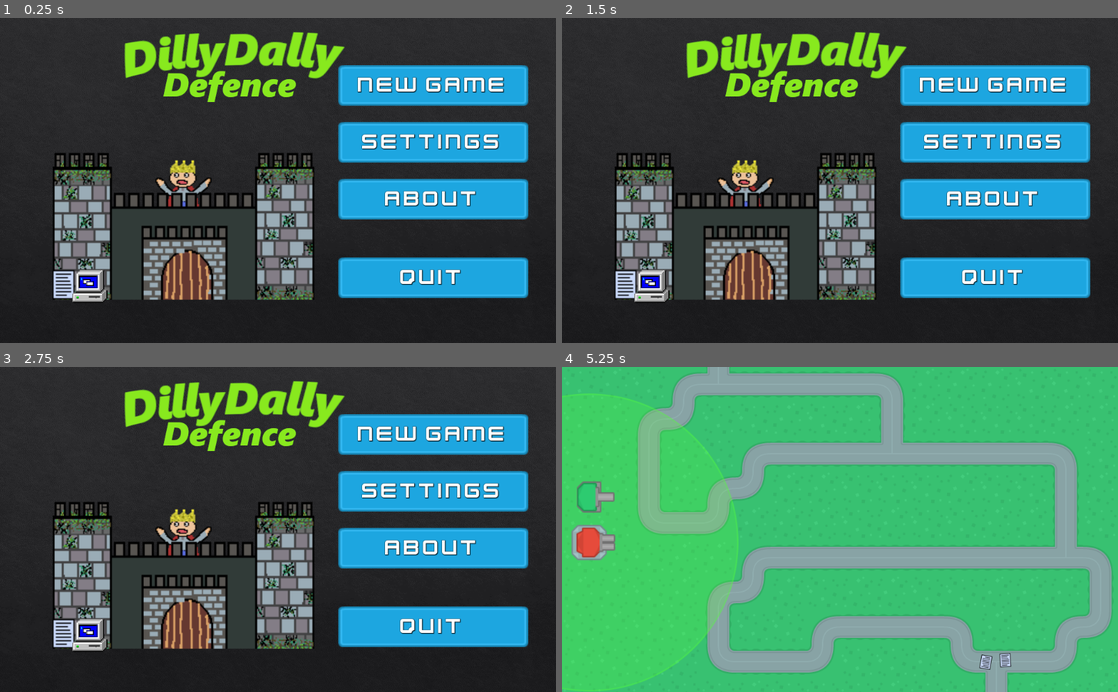
Above: before the commit, frames 1-4 (two rows, left to right).
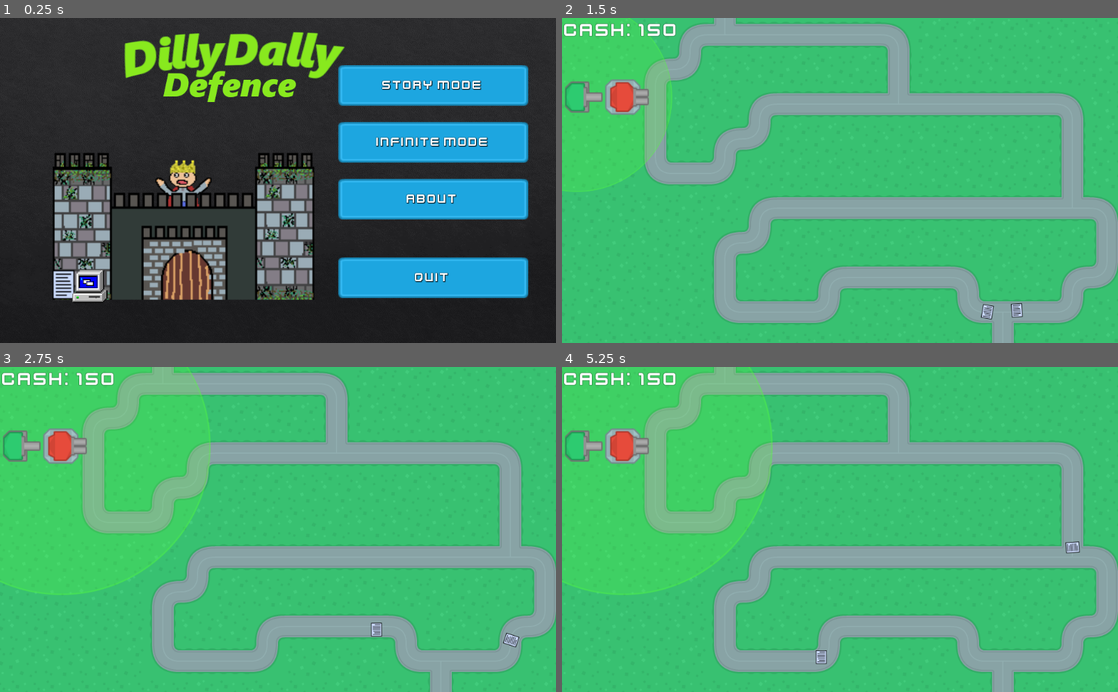
Above: after the commit, the same moments.

Repository: Gustas94/GoDot-DillyDally
Game: Godot game, scene res://Scenes/MainScenes/SceneHandler.tscn
The game is run twice, just before and just after one commit, with the same random seed, the same clock (stepped at 60 frames per second) and the same inputs.
Inputs (mouse positions are in pixels of both pictures, inside the frame that each line leads up to; where the layout moved, square brackets give the same spot in the first picture):
- Up to frame 1 (0.25 s): no input
- Up to frame 2 (1.5 s): click (995, 141) at 0.5 s, where only the run before the commit has a clickable "Settings"; click (578, 96) at 1.27 s
- Up to frame 3 (2.75 s): click (61, 445) at 2.02 s
- Up to frame 4 (5.25 s): click (995, 549) at 2.75 s, where only the run before the commit has a clickable "About"; click (995, 435) at 3.5 s, where only the run before the commit has a clickable "New game"; click (578, 445) [589, 497] at 4.25 s; click (623, 445) [589, 542] at 5 s

The runs differ from the first frame. In frame 1, 2.8% of the frame differs, in the area x 64-91%, y 18-83%; in frame 2, 99%; in frame 3, 99%, in the area x 0-100%, y 0-100%; in frame 4, 11%.

Commit message:
trolololololo

Diff:
--- a/Resources/Fonts/Kenny_future_40_o1.tres
+++ b/Resources/Fonts/Kenny_future_40_o1.tres
@@ -1,9 +1,10 @@
 [gd_resource type="DynamicFont" load_steps=2 format=2]
 
-[ext_resource path="res://Resources/User Interface/Art/kenvector_future.ttf" type="DynamicFontData" id=1]
+[sub_resource type="DynamicFontData" id=1]
+font_path = "res://Resources/User Interface/Art/kenvector_future.ttf"
 
 [resource]
-size = 42
+size = 23
 outline_size = 1
 outline_color = Color( 0, 0, 0, 0.313726 )
-font_data = ExtResource( 1 )
+font_data = SubResource( 1 )
--- a/Scenes/Enemies/Empty_enemy Joshua.tscn
+++ b/Scenes/Enemies/Empty_enemy Joshua.tscn
@@ -9,11 +9,13 @@
 [node name="Empty enemy" type="PathFollow2D"]
 script = ExtResource( 1 )
 
-[node name="Area2D" type="Area2D" parent="."]
+[node name="KinematicBody2D" type="KinematicBody2D" parent="."]
+collision_layer = 2
+collision_mask = 2
 
-[node name="Sprite" type="Sprite" parent="Area2D"]
+[node name="Sprite" type="Sprite" parent="KinematicBody2D"]
 texture = ExtResource( 2 )
 
-[node name="CollisionShape2D" type="CollisionShape2D" parent="Area2D"]
+[node name="CollisionShape2D" type="CollisionShape2D" parent="KinematicBody2D"]
 position = Vector2( -1, -0.5 )
 shape = SubResource( 1 )
--- a/Scenes/Enemies/Empty_enemy_path.gd
+++ b/Scenes/Enemies/Empty_enemy_path.gd
@@ -2,7 +2,7 @@
 
 #Variable speed and HP
 var speed = 100
-var hp = 10
+var hp = 50
 
 #Function for offset
 func _physics_process(delta):
@@ -11,9 +11,13 @@
 	if unit_offset >= 1:
 		reached_end()
 
+func on_hit(damage):
+	hp -= damage
+	if hp <= 0:
+		on_destroy()
 
-#if hp <= 0:
-#	reached_end()
+func on_destroy():
+	self.queue_free()
 
 #Reaching the end
 func reached_end():
--- a/Scenes/Enemies/Enemy_path.gd
+++ b/Scenes/Enemies/Enemy_path.gd
@@ -1,8 +1,8 @@
 extends PathFollow2D
 
 #Variable speed and HP
-var speed = 50
-var hp = 10
+var speed = 100
+var hp = 50
 
 #Function for offset
 func _physics_process(delta):
@@ -11,6 +11,14 @@
 	if unit_offset >= 1:
 		reached_end()
 
+func on_hit(damage):
+	hp -= damage
+	if hp <= 0:
+		on_destroy()
+
+func on_destroy():
+	self.queue_free()
+
 
 #Reaching the end
 func reached_end():
--- /dev/null
+++ b/Scenes/MainMenu/About.gd
@@ -0,0 +1,15 @@
+extends Node2D
+
+
+
+func _ready():
+	get_node("Next").connect("pressed", self, "on_next_pressed")
+	get_node("Back").connect("pressed", self, "on_back_pressed")
+
+
+func on_next_pressed():
+	get_node("Intro!").visible = false
+	get_node("Tower explentaion2").visible = true
+
+func on_back_pressed():
+	queue_free()
--- /dev/null
+++ b/Scenes/MainMenu/About.tscn
@@ -0,0 +1,121 @@
+[gd_scene load_steps=11 format=2]
+
+[ext_resource path="res://Resources/User Interface/Art/Castle_MAIN_MENU.png" type="Texture" id=1]
+[ext_resource path="res://Resources/User Interface/Art/BackGround.png" type="Texture" id=2]
+[ext_resource path="res://assets/Enemy sprites/HomeWork-Paper-1.png" type="Texture" id=3]
+[ext_resource path="res://Resources/User Interface/Art/King1.png" type="Texture" id=4]
+[ext_resource path="res://assets/Enemy sprites/kisspng-windows-95-computer-icons-windows-3-1x-laptop-cpu-5acd8623a881c7.3449264915234186596902.png" type="Texture" id=5]
+[ext_resource path="res://Resources/Fonts/Kenny_future_40_o1.tres" type="DynamicFont" id=6]
+[ext_resource path="res://Resources/User Interface/blue_button03.png" type="Texture" id=7]
+[ext_resource path="res://Scenes/MainMenu/About.gd" type="Script" id=8]
+
+[sub_resource type="DynamicFontData" id=1]
+font_path = "res://Resources/User Interface/Art/kenvector_future.ttf"
+
+[sub_resource type="DynamicFont" id=2]
+size = 32
+outline_size = 1
+outline_color = Color( 0, 0, 0, 0.313726 )
+font_data = SubResource( 1 )
+
+[node name="Node2D" type="Node2D"]
+script = ExtResource( 8 )
+
+[node name="TextureRect" type="TextureRect" parent="."]
+anchor_right = 1.0
+anchor_bottom = 1.0
+margin_right = 1024.0
+margin_bottom = 600.0
+texture = ExtResource( 2 )
+
+[node name="King2" type="Sprite" parent="."]
+position = Vector2( 332, 293 )
+scale = Vector2( 2.29688, 1.875 )
+texture = ExtResource( 4 )
+
+[node name="CastleMainMenu2" type="Sprite" parent="."]
+position = Vector2( 338, 369 )
+scale = Vector2( 1.88477, 2.10069 )
+texture = ExtResource( 1 )
+
+[node name="HomeWork-Paper-2" type="Sprite" parent="."]
+position = Vector2( 119, 493.5 )
+scale = Vector2( 2.03125, 2.15625 )
+texture = ExtResource( 3 )
+
+[node name="Kisspng-windows-95-computer-icons-windows-3-1x-laptop-cpu-5Acd8623A881C73449264915234186596903" type="Sprite" parent="."]
+position = Vector2( 165, 496 )
+scale = Vector2( 0.0620833, 0.0591667 )
+texture = ExtResource( 5 )
+
+[node name="Intro!" type="RichTextLabel" parent="."]
+margin_left = 590.0
+margin_top = 115.0
+margin_right = 1006.0
+margin_bottom = 586.0
+custom_fonts/normal_font = ExtResource( 6 )
+text = "					welcome!
+Dillydally defence has been made by the procrastination squad!
+
+this game has been made for a school project!
+
+you command the army of the procrastination kingdom, to repel the attack of the teachers!
+
+make sure you dont let any homework pass your borders!"
+
+[node name="Tower explentaion2" type="RichTextLabel" parent="."]
+visible = false
+margin_left = 590.0
+margin_top = 115.0
+margin_right = 1006.0
+margin_bottom = 586.0
+custom_fonts/normal_font = ExtResource( 6 )
+text = "						Towers:
+
+		Towers count as your
+		soldiers in this game
+
+		towers will have
+		different attack
+		types and ranges!
+
+		so make sure to place
+		them on stratigic
+		places to prevent
+		the homework from
+	entering your kingdom!
+
+	"
+
+[node name="Next" type="TextureButton" parent="."]
+margin_left = 800.0
+margin_top = 550.0
+margin_right = 990.0
+margin_bottom = 595.0
+texture_normal = ExtResource( 7 )
+
+[node name="Label" type="Label" parent="Next"]
+margin_left = 2.0
+margin_right = 191.0
+margin_bottom = 43.0
+custom_fonts/font = SubResource( 2 )
+text = "Next"
+align = 1
+valign = 1
+
+[node name="Back" type="TextureButton" parent="."]
+margin_left = 19.0
+margin_top = 18.0
+margin_right = 209.0
+margin_bottom = 63.0
+texture_normal = ExtResource( 7 )
+
+[node name="Label" type="Label" parent="Back"]
+margin_left = 1.0
+margin_top = 1.0
+margin_right = 190.0
+margin_bottom = 44.0
+custom_fonts/font = SubResource( 2 )
+text = "Back"
+align = 1
+valign = 1
--- a/Scenes/MainMenu/MainMenu.tscn
+++ b/Scenes/MainMenu/MainMenu.tscn
@@ -41,7 +41,7 @@
 custom_constants/separation = 30
 alignment = 1
 
-[node name="New Game" type="TextureButton" parent="MarginContainer/VBox"]
+[node name="Story" type="TextureButton" parent="MarginContainer/VBox"]
 margin_top = 35.0
 margin_right = 350.0
 margin_bottom = 110.0
@@ -51,16 +51,16 @@
 texture_pressed = ExtResource( 1 )
 expand = true
 
-[node name="Label" type="Label" parent="MarginContainer/VBox/New Game"]
+[node name="Label" type="Label" parent="MarginContainer/VBox/Story"]
 margin_right = 348.0
 margin_bottom = 73.0
 custom_colors/font_color_shadow = Color( 0, 0, 0, 0.705882 )
 custom_fonts/font = ExtResource( 4 )
-text = "New game"
+text = "Story mode"
 align = 1
 valign = 1
 
-[node name="Settings" type="TextureButton" parent="MarginContainer/VBox"]
+[node name="Infinite" type="TextureButton" parent="MarginContainer/VBox"]
 margin_top = 140.0
 margin_right = 350.0
 margin_bottom = 215.0
@@ -70,12 +70,12 @@
 texture_pressed = ExtResource( 1 )
 expand = true
 
-[node name="Label" type="Label" parent="MarginContainer/VBox/Settings"]
+[node name="Label" type="Label" parent="MarginContainer/VBox/Infinite"]
 margin_right = 348.0
 margin_bottom = 73.0
 custom_colors/font_color_shadow = Color( 0, 0, 0, 0.705882 )
 custom_fonts/font = ExtResource( 4 )
-text = "Settings"
+text = "Infinite Mode"
 align = 1
 valign = 1
 
--- a/Scenes/MainScenes/GameScene.gd
+++ b/Scenes/MainScenes/GameScene.gd
@@ -3,6 +3,7 @@
 var map_node
 
 var build_mode = false
+var Money = 150
 var build_valid = false
 var build_location
 var build_type
@@ -15,6 +16,7 @@
 	map_node = get_node("Map1")
 	for index in get_tree().get_nodes_in_group("build_buttons"):
 		index.connect("pressed", self, "initiate_build_mode", [index.get_name()])
+	$UserInterface/HUD/Money_counter.text = str("Cash: ", Money)
 
 
 func _process(_delta):
@@ -67,9 +69,13 @@
 func verify_and_build():
 	if build_valid:
 		## test to see if player has enough money
-		var new_tower = load("res://Scenes/Towers/" + build_type + ".tscn").instance()
-		new_tower.position = build_location
-		new_tower.built = true
-		map_node.get_node("Towers").add_child(new_tower, true)
-		## deduct cash
-		## update cash lable
+		var Price = GameData.tower_data[build_type]["Price"]
+		if Money >= Price:
+			var new_tower = load("res://Scenes/Towers/" + build_type + ".tscn").instance()
+			new_tower.position = build_location
+			new_tower.type = build_type
+			map_node.get_node("Towers").add_child(new_tower, true)
+			## deduct cash
+			Money -= Price
+			## update cash lable
+	$UserInterface/HUD/Money_counter.text = str("Cash: ", Money)
--- a/Scenes/MainScenes/GameScene.tscn
+++ b/Scenes/MainScenes/GameScene.tscn
@@ -1,5 +1,6 @@
-[gd_scene load_steps=8 format=2]
+[gd_scene load_steps=10 format=2]
 
+[ext_resource path="res://Resources/User Interface/Art/kenvector_future.ttf" type="DynamicFontData" id=1]
 [ext_resource path="res://Scenes/MainScenes/GameScene.gd" type="Script" id=2]
 [ext_resource path="res://Scenes/MainScenes/UserInterface.gd" type="Script" id=3]
 [ext_resource path="res://assets/Tower sprites/towerDefense_tile228.png" type="Texture" id=5]
@@ -8,10 +9,17 @@
 [ext_resource path="res://assets/Tower sprites/towerDefense_tile250.png" type="Texture" id=8]
 [ext_resource path="res://Scenes/Maps/Map1.tscn" type="PackedScene" id=9]
 
+[sub_resource type="DynamicFont" id=1]
+size = 35
+outline_size = 1
+outline_color = Color( 0, 0, 0, 0.313726 )
+font_data = ExtResource( 1 )
+
 [node name="GameScene" type="Node2D"]
 script = ExtResource( 2 )
 
 [node name="Map1" parent="." instance=ExtResource( 9 )]
+position = Vector2( 12, -1 )
 
 [node name="UserInterface" type="CanvasLayer" parent="."]
 script = ExtResource( 3 )
@@ -24,25 +32,30 @@
 [node name="BuildBar" type="VBoxContainer" parent="UserInterface/HUD"]
 anchor_top = 1.0
 anchor_bottom = 1.0
-margin_top = -400.0
-margin_right = 100.0
+margin_left = -12.0
+margin_top = -494.0
+margin_right = 152.0
+margin_bottom = -94.0
 rect_min_size = Vector2( 100, 400 )
 
-[node name="Gun" type="TextureButton" parent="UserInterface/HUD/BuildBar" groups=["build_buttons"]]
-margin_left = 10.0
-margin_right = 90.0
+[node name="Gun+missile" type="HBoxContainer" parent="UserInterface/HUD/BuildBar"]
+margin_right = 164.0
+margin_bottom = 80.0
+
+[node name="Gun" type="TextureButton" parent="UserInterface/HUD/BuildBar/Gun+missile" groups=["build_buttons"]]
+margin_right = 80.0
 margin_bottom = 80.0
 rect_min_size = Vector2( 80, 80 )
 size_flags_horizontal = 4
 size_flags_vertical = 4
 
-[node name="Base" type="TextureRect" parent="UserInterface/HUD/BuildBar/Gun"]
+[node name="Base" type="TextureRect" parent="UserInterface/HUD/BuildBar/Gun+missile/Gun"]
 anchor_right = 1.0
 anchor_bottom = 1.0
 texture = ExtResource( 5 )
 expand = true
 
-[node name="Turret" type="TextureRect" parent="UserInterface/HUD/BuildBar/Gun"]
+[node name="Turret" type="TextureRect" parent="UserInterface/HUD/BuildBar/Gun+missile/Gun"]
 anchor_right = 1.0
 anchor_bottom = 1.0
 margin_left = 13.0
@@ -50,25 +63,39 @@
 texture = ExtResource( 7 )
 expand = true
 
-[node name="Missle" type="TextureButton" parent="UserInterface/HUD/BuildBar" groups=["build_buttons"]]
-margin_left = 10.0
-margin_top = 84.0
-margin_right = 90.0
-margin_bottom = 164.0
+[node name="Missle" type="TextureButton" parent="UserInterface/HUD/BuildBar/Gun+missile" groups=["build_buttons"]]
+margin_left = 84.0
+margin_right = 164.0
+margin_bottom = 80.0
 rect_min_size = Vector2( 80, 80 )
 size_flags_horizontal = 4
 size_flags_vertical = 4
 
-[node name="Base" type="TextureRect" parent="UserInterface/HUD/BuildBar/Missle"]
+[node name="Base" type="TextureRect" parent="UserInterface/HUD/BuildBar/Gun+missile/Missle"]
 anchor_right = 1.0
 anchor_bottom = 1.0
 texture = ExtResource( 6 )
 expand = true
 
-[node name="Missle" type="TextureRect" parent="UserInterface/HUD/BuildBar/Missle"]
+[node name="Missle" type="TextureRect" parent="UserInterface/HUD/BuildBar/Gun+missile/Missle"]
 anchor_right = 1.0
 anchor_bottom = 1.0
 margin_left = 13.0
 margin_right = 13.0
 texture = ExtResource( 8 )
 expand = true
+
+[node name="HBoxContainer2" type="HBoxContainer" parent="UserInterface/HUD/BuildBar"]
+margin_top = 84.0
+margin_right = 164.0
+margin_bottom = 84.0
+
+[node name="Money_counter" type="Label" parent="UserInterface/HUD"]
+margin_left = 4.0
+margin_top = 2.0
+margin_right = 222.0
+margin_bottom = 42.0
+custom_fonts/font = SubResource( 1 )
+text = "Money: "
+valign = 1
+uppercase = true
--- a/Scenes/MainScenes/SceneHandler.gd
+++ b/Scenes/MainScenes/SceneHandler.gd
@@ -1,19 +1,25 @@
 extends Node
 
 func _ready():
-	get_node("MainMenu/MarginContainer/VBox/New Game").connect("pressed", self, "on_new_game_pressed")
+	get_node("MainMenu/MarginContainer/VBox/Story").connect("pressed", self, "on_Story_pressed")
 	get_node("MainMenu/MarginContainer/VBox/Quit").connect("pressed", self, "on_Quit_pressed")
 	get_node("MainMenu/MarginContainer/VBox/About").connect("pressed", self, "on_About_pressed")
-	get_node("MainMenu/MarginContainer/VBox/Settings").connect("pressed", self, "on_Settings_pressed")
+	get_node("MainMenu/MarginContainer/VBox/Infinite").connect("pressed", self, "on_Infinite_pressed")
 
-func on_new_game_pressed():
+func on_Story_pressed():
 	get_node("MainMenu").queue_free()
 	var game_scene = load("res://Scenes/MainScenes/GameScene.tscn").instance()
 	add_child(game_scene)
 
 func on_About_pressed():
-	pass
+	#get_node("MainMenu").queue_free()
+	var About_scene = load("res://Scenes/MainMenu/About.tscn").instance()
+	add_child(About_scene)
 
+func on_Infinite_pressed():
+	get_node("MainMenu").queue_free()
+	var game_scene = load("res://Scenes/MainScenes/GameScene.tscn").instance()
+	add_child(game_scene)
 
 
 func on_Quit_pressed():
--- a/Scenes/Towers/GunT1.tscn
+++ b/Scenes/Towers/GunT1.tscn
@@ -21,6 +21,8 @@
 position = Vector2( 41, 0 )
 
 [node name="Range" type="Area2D" parent="."]
+collision_layer = 2
+collision_mask = 2
 
 [node name="CollisionShape2D" type="CollisionShape2D" parent="Range"]
 shape = SubResource( 1 )
--- a/Scenes/Towers/Towers.gd
+++ b/Scenes/Towers/Towers.gd
@@ -1,17 +1,21 @@
 extends Node2D
 
+var type
 var enemy_array = []
 var built = false
 var enemy
+var ready = true
 
 func _ready():
 	if built:
-		self.get_node("Range/CollisionShape2D").get_shape().radius = 0.5 * GameData.tower_data[self.get_name()]["range"]
+		self.get_node("Range/CollisionShape2D").get_shape().radius = 0.5 * GameData.tower_data[type]["range"]
 
 func _physics_process(_delta):
 	if enemy_array.size() != 0 and built:
 		select_enemy()
 		turn()
+		if ready:
+			fire()
 	else:
 		enemy = null
 
@@ -21,10 +25,16 @@
 func select_enemy():
 	var enemy_progress_array = []
 	for index in enemy_array:
-		enemy_progress_array.append(index)
+		enemy_progress_array.append(index.offset)
 	var max_offset = enemy_progress_array.max()
 	var enemy_index = enemy_progress_array.find(max_offset)
 	enemy = enemy_array[enemy_index]
+
+func fire():
+	ready = false
+	enemy.on_hit(GameData.tower_data[type]["damage"])
+	yield(get_tree().create_timer(GameData.tower_data[type]["rof"]), "timeout")
+	ready = true
 
 func _on_Range_body_entered(body):
 	enemy_array.append(body.get_parent())
--- a/Singletons/GameData.gd
+++ b/Singletons/GameData.gd
@@ -4,8 +4,20 @@
 	"GunT1": {
 		"damage": 20,
 		"rof": 1,
-		"range": 350},
+		"range": 350,
+		"Price": 5},
 	"MissleT1": {
 		"damage": 1000,
 		"rof": 3,
-		"range": 550}}
+		"range": 550,
+		"Price": 10}}
+
+
+var Enemy_data = {
+	"Paper": {
+		"health": 100,
+		"Speed": 15000,
+		"Reward": 1,
+		"base_damage": 4.20
+	}
+}
Not shown, added: .mono/metadata/ide_messaging_meta.txt
